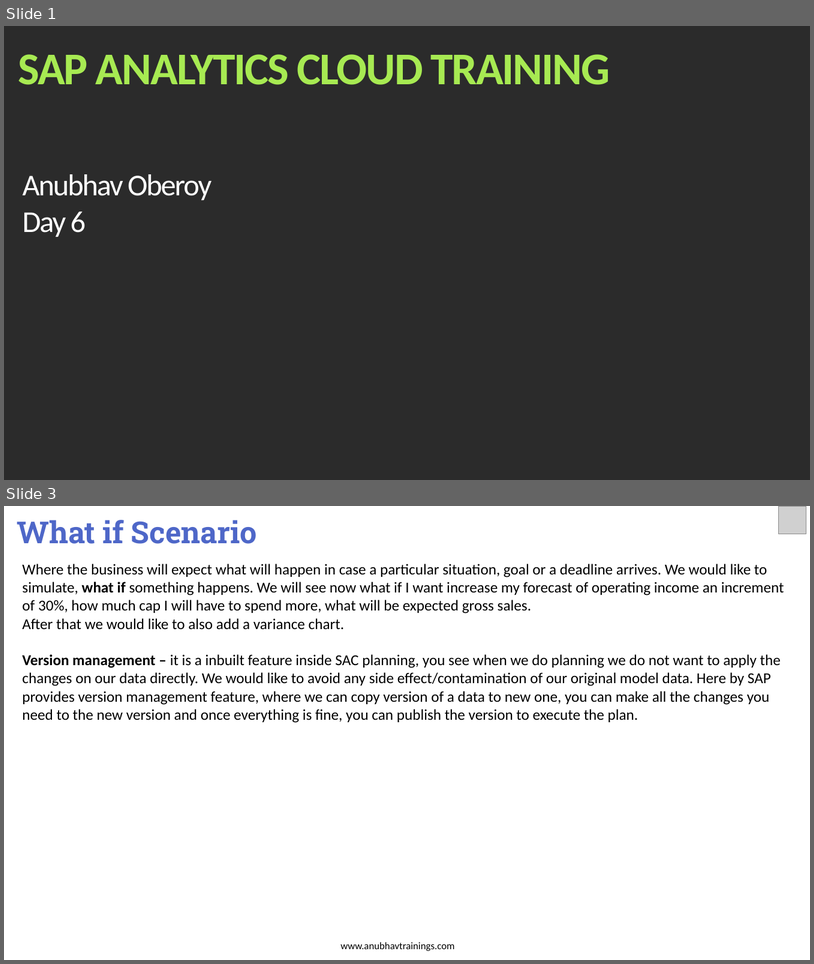
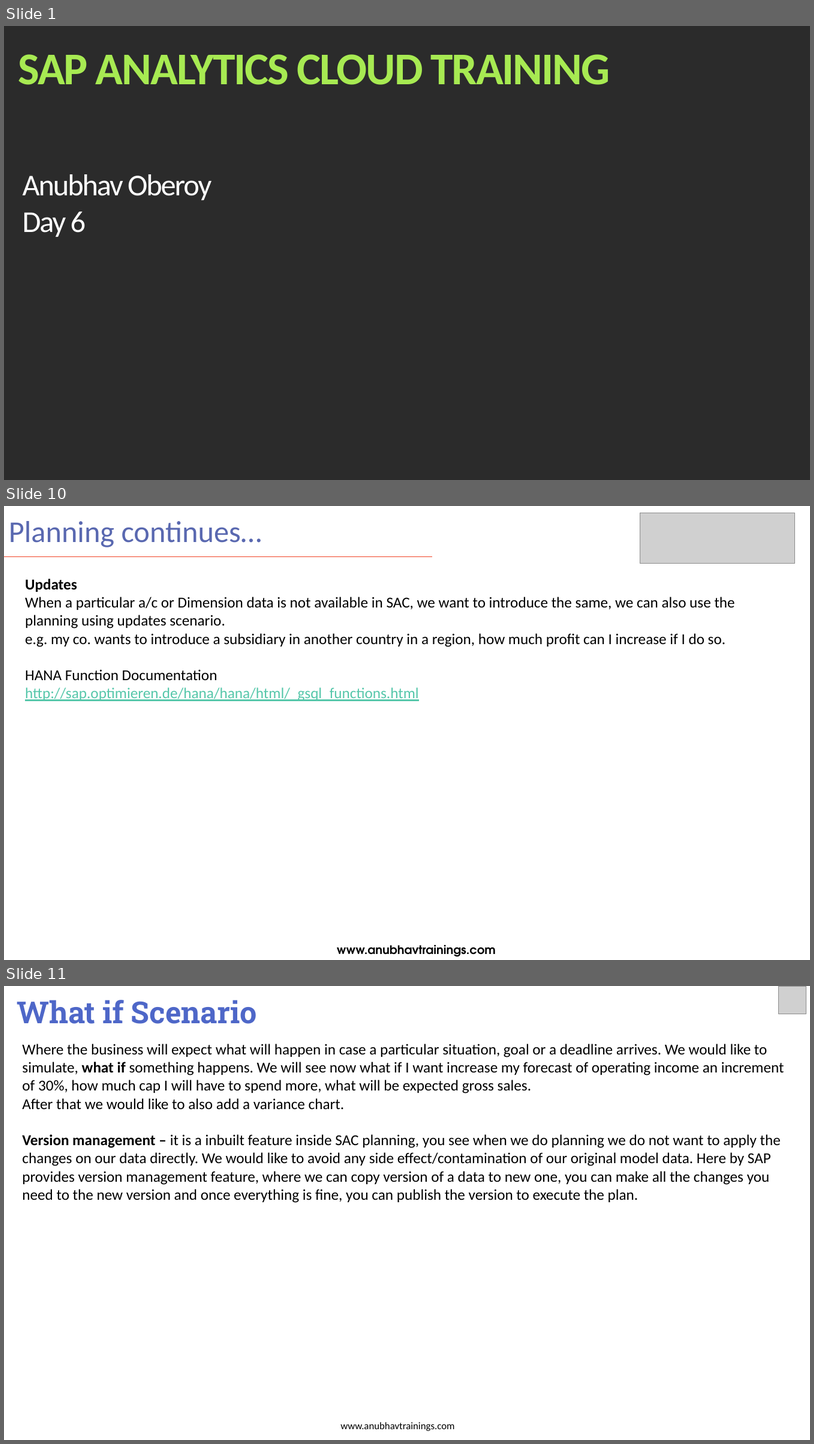
Before and after one commit to soyuztechnologies/SAC_merckgroup, a slide deck: day 6/SAC_Training Day 6.pptx. Shown one above the other, each under a label of ours: slides 1 and 3 before the commit, slides 1, 10 and 11 after it; the slides between them are not shown. The pictures are 814x964 and 814x1444 pixels, drawn with LibreOffice and Linux fonts; fonts in the diff are those of the drawing; grey boxes stand for pictures; background and template pictures are left out; a plain dark background stands for a picture behind light text. Boxes give left, top, right and bottom in pixels: in the first picture for what was removed or moved away, otherwise in the second. Text is boxed around its words. In the diff, an @@ line names an element or a change of style, - is before the commit and + after.

```diff
--- a/day 6/SAC_Training Day 6.pptx
+++ b/day 6/SAC_Training Day 6.pptx
@@ slide 10 added at (4, 506, 810, 960), background #FFFFFF @@
@@ title added at (9, 521, 262, 547), 36 pt, text #5968B0 @@
+Planning continues…
@@ picture added at (641, 513, 795, 564) @@
@@ line added from (4, 557) to (433, 557), #F14124 1 pt @@
@@ text added at (25, 579, 735, 701), 18 pt, text #000000 @@
+Updates
+When a particular a/c or Dimension data is not available in SAC, we want to introduce the same, we can also use the planning using updates scenario.
+e.g. my co. wants to introduce a subsidiary in another country in a region, how much profit can I increase if I do so.
+HANA Function Documentation
+http://sap.optimieren.de/hana/hana/html/_gsql_functions.html
@@ text added at (337, 945, 496, 957), 14 pt, text #000000, bold @@
+www.anubhavtrainings.com
@@ what was slide 3 is now slide 11 @@
```
Also in this commit, not shown: 1 slide changed, 7 other slides added, 5 other files.
